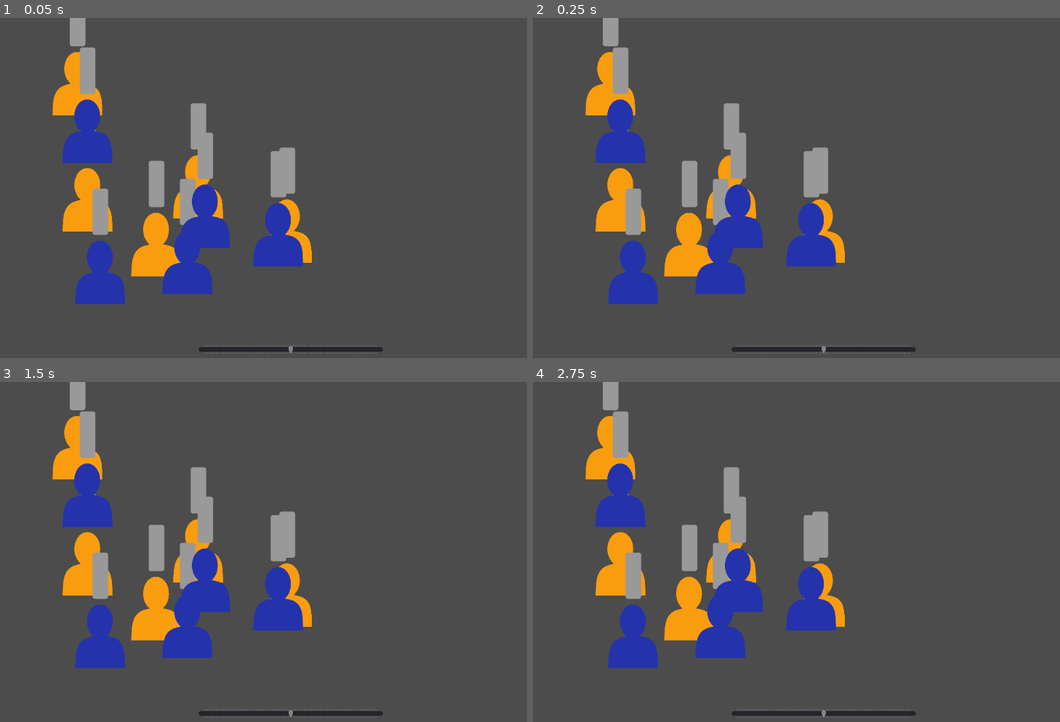
Above: before the commit, frames 1-4 (two rows, left to right).
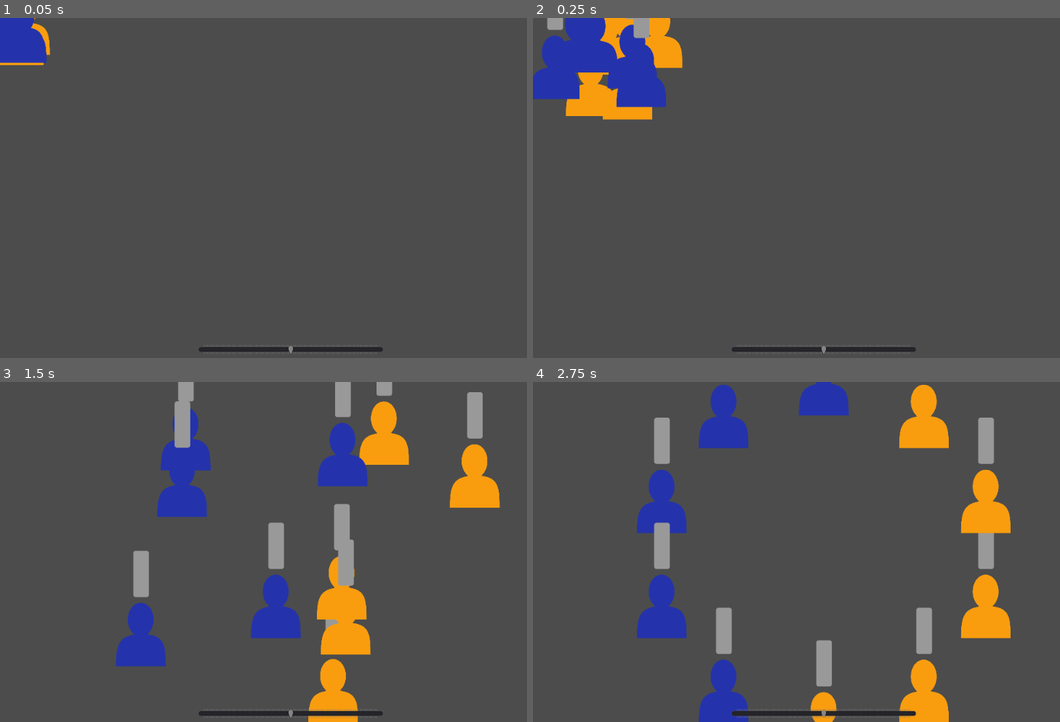
Above: after the commit, the same moments.

Repository: Maaack/Supply-and-Demand-Simulator
Game: Godot game, scene res://Scenes/Main/Main.tscn
The game is run twice, just before and just after one commit, with the same random seed, the same clock (stepped at 60 frames per second) and the same inputs.
Inputs:
- Up to frame 1 (0.05 s): no input
- Up to frame 2 (0.25 s): no input
- Up to frame 3 (1.5 s): no input
- Up to frame 4 (2.75 s): no input

The runs differ from the first frame. In frame 1, 14% of the frame differs, in the area x 0-60%, y 0-85%; in frame 2, 17%; in frame 3, 23%; in frame 4, 24%, in the area x 9-91%, y 0-100%.

Commit message:
INIT-02: Adds tweening of positions and a circular character layout.

Diff:
--- a/Scenes/Characters/BaseCharacter.gd
+++ b/Scenes/Characters/BaseCharacter.gd
@@ -25,3 +25,10 @@
 func set_price_point(value : float):
 	price_point = value
 	basic_bar_ui.set_base(price_point)
+
+func move_to(new_position : Vector2, time_to : float = 1.0):
+	if $Tween.is_active():
+		$Tween.seek($Tween.get_runtime())
+		$Tween.stop_all()
+	$Tween.interpolate_property(self, "position", position, new_position, time_to)
+	$Tween.start()
--- a/Scenes/Characters/BaseCharacter.tscn
+++ b/Scenes/Characters/BaseCharacter.tscn
@@ -18,3 +18,5 @@
 [node name="Sprite" type="Sprite" parent="."]
 scale = Vector2( 0.25, 0.25 )
 texture = ExtResource( 2 )
+
+[node name="Tween" type="Tween" parent="."]
--- a/Scenes/World2D/World2D.gd
+++ b/Scenes/World2D/World2D.gd
@@ -6,12 +6,24 @@
 var character_count : int = 10
 var character_array : Array = []
 
+func set_character_position_to_random(character : BaseCharacter):
+	var new_x : float = rand_range(100.0, 924.0)
+	var new_y : float = rand_range(100.0, 500.0)
+	character.move_to(Vector2(new_x, new_y))
+
+func set_character_position_to_circle(character : BaseCharacter):
+	var character_index = character_array.find(character)
+	if character_index == -1:
+		return
+	var a : float = character_index * 2 * PI / character_count
+	var new_x : float = sin(a) * 300.0 + 512.0
+	var new_y : float = cos(a) * 300.0 + 300.0
+	character.move_to(Vector2(new_x, new_y))
+
 func add_character():
 	var base_character_instance : BaseCharacter = base_character_scene.instance()
 	add_child(base_character_instance)
-	var new_x : float = rand_range(100.0, 924.0)
-	var new_y : float = rand_range(100.0, 500.0)
-	base_character_instance.position = Vector2(new_x, new_y)
+	set_character_position_to_random(base_character_instance)
 	character_array.append(base_character_instance)
 	return base_character_instance
 
@@ -47,3 +59,8 @@
 			set_character_to_buyer(character)
 		else:
 			set_character_to_seller(character)
+	$StartUpDelay.start()
+
+func _on_StartUpDelay_timeout():
+	for character in character_array:
+		set_character_position_to_circle(character)
--- a/Scenes/World2D/World2D.tscn
+++ b/Scenes/World2D/World2D.tscn
@@ -4,3 +4,7 @@
 
 [node name="World2D" type="Node2D"]
 script = ExtResource( 1 )
+
+[node name="StartUpDelay" type="Timer" parent="."]
+one_shot = true
+[connection signal="timeout" from="StartUpDelay" to="." method="_on_StartUpDelay_timeout"]
